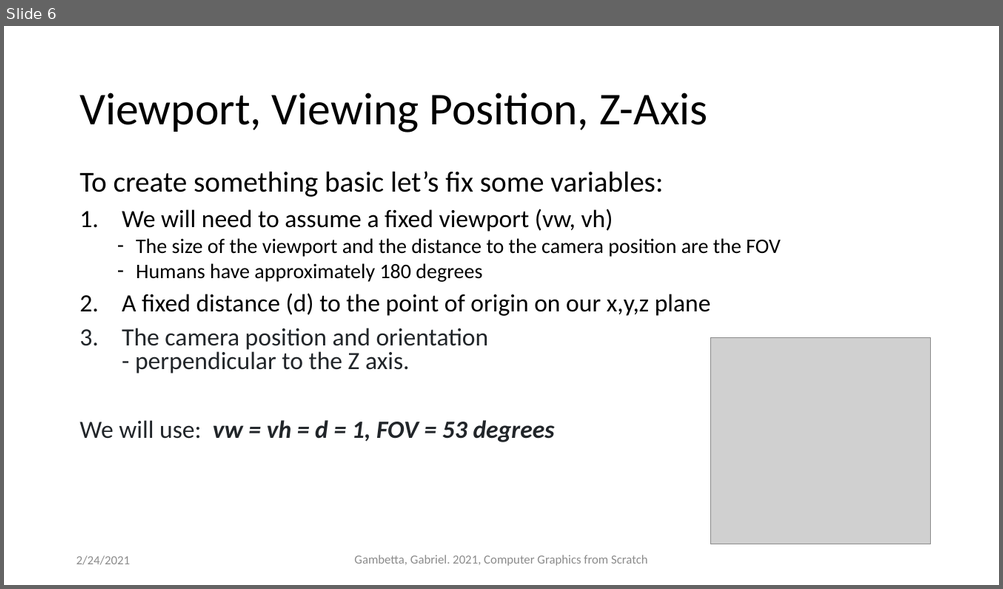
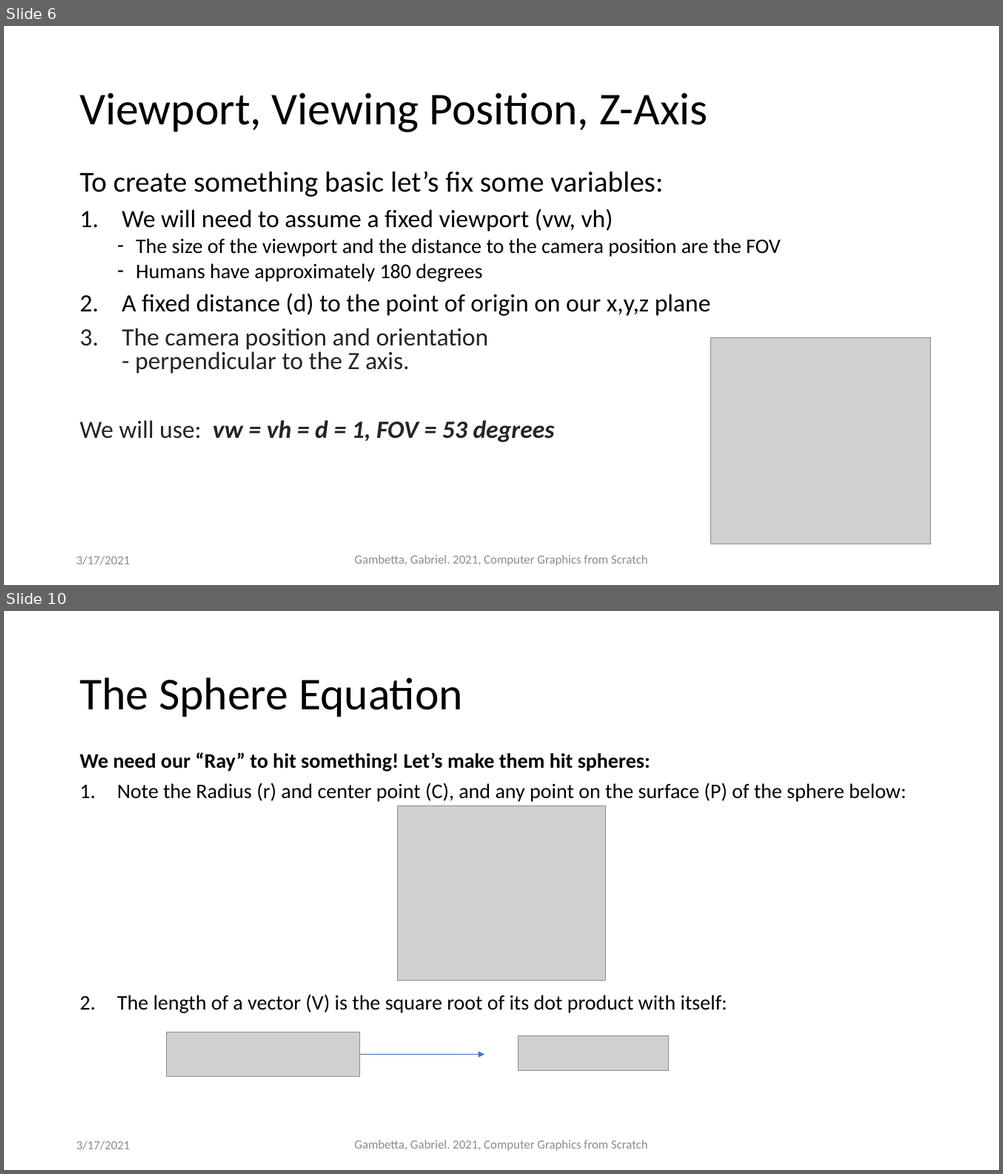
Before and after one commit to ctrachte/JS-Computer-Graphics-Demo, a slide deck: computer-graphics-js-1.pptx. Shown one above the other, each under a label of ours: slide 6 before the commit, slides 6 and 10 after it; the slides between them are not shown. The pictures are 1003x589 and 1003x1174 pixels, drawn with LibreOffice and Linux fonts; fonts in the diff are those of the drawing; grey boxes stand for pictures. Boxes give left, top, right and bottom in pixels: in the first picture for what was removed or moved away, otherwise in the second. Text is boxed around its words. In the diff, an @@ line names an element or a change of style, - is before the commit and + after.

```diff
--- a/computer-graphics-js-1.pptx
+++ b/computer-graphics-js-1.pptx
@@ slide 10 added at bbox=[4, 611, 999, 1170], background #FFFFFF @@
@@ title added at bbox=[79, 678, 463, 717], 44 pt, text #000000 @@
+The Sphere Equation
@@ text added at bbox=[79, 752, 905, 1014], 20 pt, text #000000 @@
+We need our “Ray” to hit something! Let’s make them hit spheres:
+1. Note the Radius (r) and center point (C), and any point on the surface (P) of the sphere below:
+2. The length of a vector (V) is the square root of its dot product with itself:
@@ picture added at bbox=[397, 806, 606, 980] @@
@@ picture added at bbox=[167, 1033, 359, 1076] @@
@@ picture added at bbox=[518, 1037, 668, 1071] @@
@@ arrow added from (359, 1055) to (484, 1055), #4472C4 0.5 pt @@
@@ text added at bbox=[77, 1141, 130, 1150], 12 pt, text #8C8C8C @@
+3/17/2021
@@ text added at bbox=[354, 1140, 648, 1151], 12 pt, text #8C8C8C @@
+Gambetta, Gabriel. 2021, Computer Graphics from Scratch
@@ slide 6 changed as well @@
@@ text at bbox=[77, 556, 130, 565]: text changed @@
-2/24/2021
+3/17/2021
```
Also in this commit, not shown: 5 other slides changed, 5 other slides added, 1 other file.
